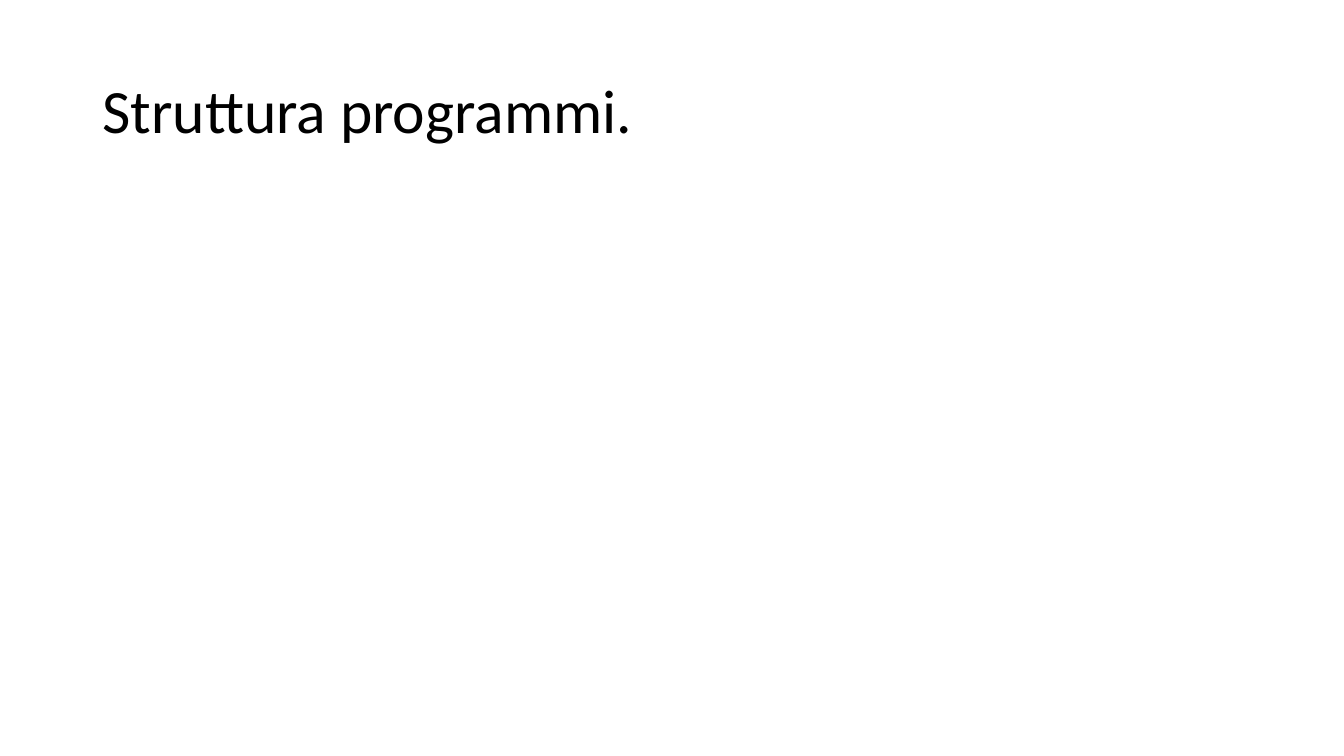
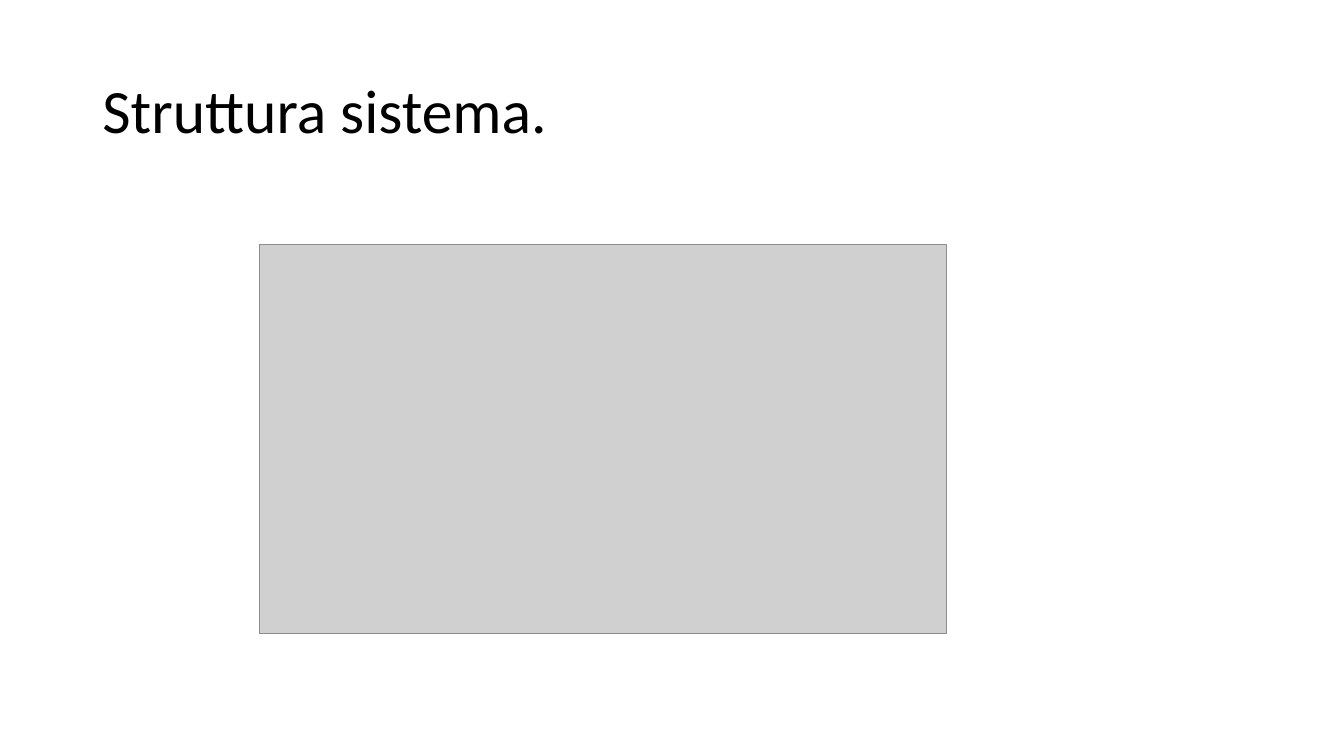
Before and after one commit to filippofinke/reaction-time-training, a slide deck: slide 8 of Presentations/Presentazione.pptx (slide 7 before the commit). Drawn at 1344x756 pixels with LibreOffice and Linux fonts; fonts in the diff are those of the drawing; grey boxes stand for pictures. Boxes give left, top, right and bottom in pixels: in the first picture for what was removed or moved away, otherwise in the second. Text is boxed around its words. In the diff, an @@ line names an element or a change of style, - is before the commit and + after.

```diff
--- a/Presentations/Presentazione.pptx
+++ b/Presentations/Presentazione.pptx
@@ title at (102, 90, 546, 134): text changed @@
-Struttura programmi.
+Struttura sistema.
@@ picture added at (259, 245, 947, 634) @@
```
Also in this commit, not shown: 1 slide added.
